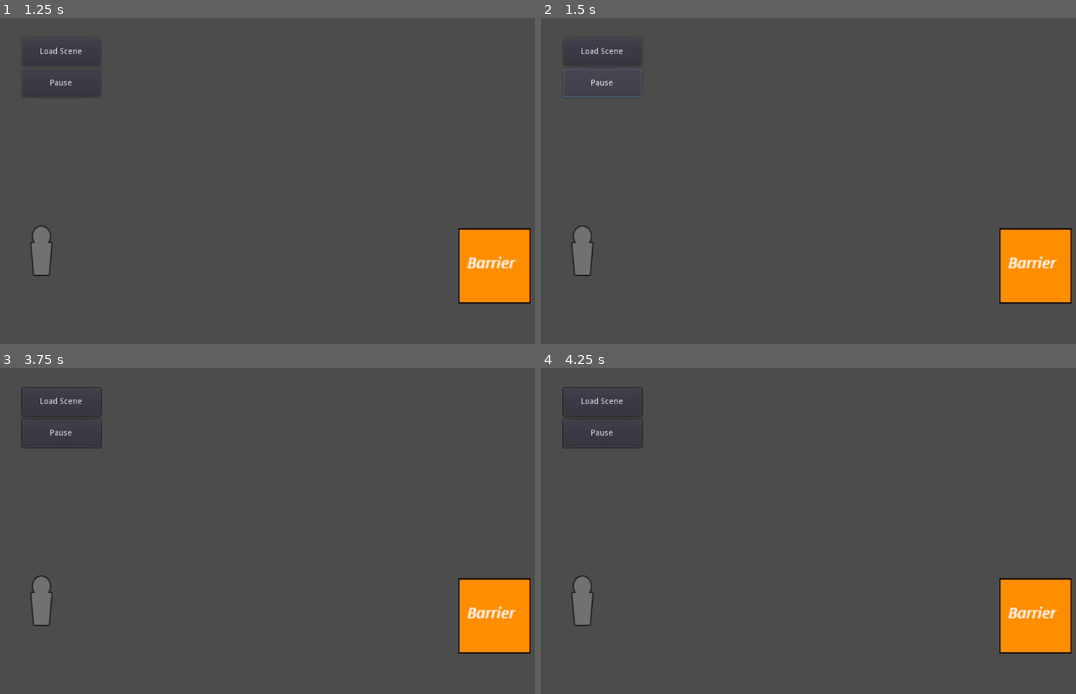
Above: before the commit, frames 1-4 (two rows, left to right).
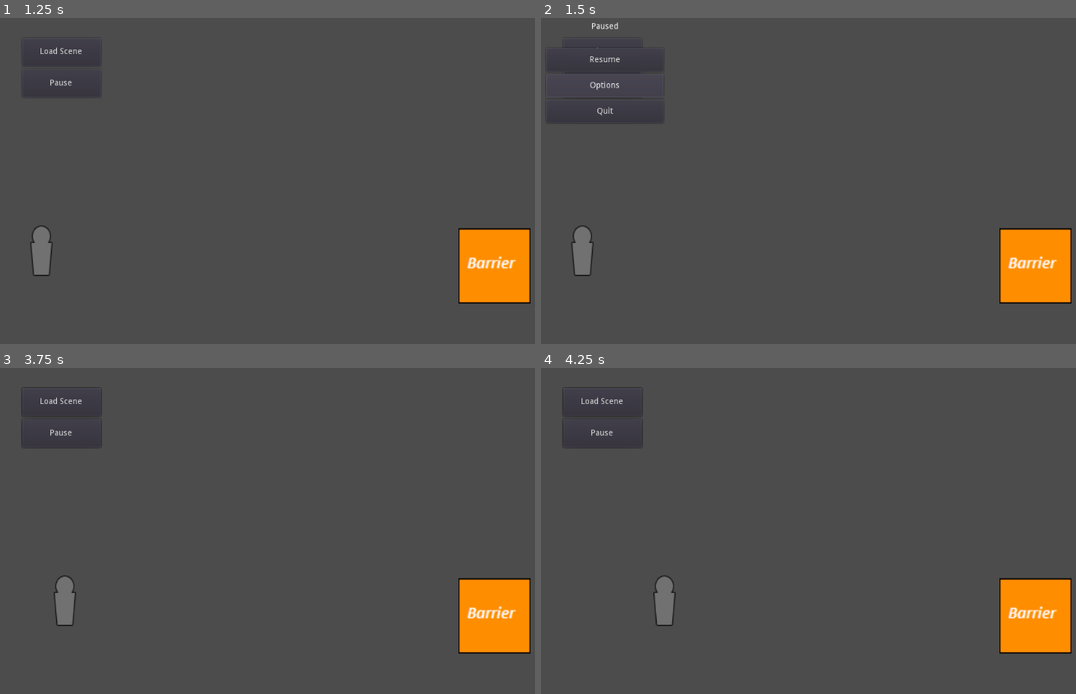
Above: after the commit, the same moments.

Repository: AnnsAnns/GameOff2019
Game: Godot game, scene res://Scenes/maps/MainMenuMap.tscn
Same seed, same stepped clock (60 frames per second), same inputs: the game is played once before the commit and once after it.
Inputs (mouse positions are in pixels of both pictures, inside the frame that each line leads up to):
- Up to frame 1 (1.25 s): click "Start" at 0.5 s
- Up to frame 2 (1.5 s): click "Pause" at 1.25 s
- Up to frame 3 (3.75 s): click (64, 410) at 2 s, where only the run after the commit has a clickable "Resume"; click "Load Scene" at 2.75 s; hold D (right) from 3.53 s (still down)
- Up to frame 4 (4.25 s): keep holding D (right)

Frame 1 is identical in both runs. In frame 2, 0.4% of the frame differs, in the area x 0-20%, y 1-30%; in frame 3, 1.0%, in the area x 5-15%, y 63-80%; in frame 4, 1.0%.

Commit message:
Show pause menu when pausing the game

Diff:
--- a/Scenes/Core/DasherGameMode.tscn
+++ b/Scenes/Core/DasherGameMode.tscn
@@ -6,3 +6,4 @@
 [node name="DasherGameMode" instance=ExtResource( 1 )]
 script = ExtResource( 2 )
 hud_class = "res://Scenes/Menus/DasherHUD.tscn"
+pause_menu_class = "res://Scenes/Menus/PauseMenu.tscn"
--- a/Scenes/Menus/PauseMenu.tscn
+++ b/Scenes/Menus/PauseMenu.tscn
@@ -3,6 +3,7 @@
 [ext_resource path="res://Scripts/PauseMenu.gd" type="Script" id=1]
 
 [node name="PauseMenu" type="Control"]
+pause_mode = 2
 anchor_right = 1.0
 anchor_bottom = 1.0
 script = ExtResource( 1 )
--- a/Scripts/DasherGameMode.gd
+++ b/Scripts/DasherGameMode.gd
@@ -1,17 +1,42 @@
 extends "res://Scripts/GameModeBase.gd"
+
+export var pause_menu_class = ""
 
 var _is_game_paused = false
 
+## Reference to pause menu UI node, if it exists.
+var pause_menu
+
 # Called when the node enters the scene tree for the first time.
 func _ready():
-	pass # Replace with function body.
+	pass
 
 func set_game_paused(new_is_game_paused):
 	if _is_game_paused == new_is_game_paused:
 		return
 
 	_is_game_paused = new_is_game_paused
+
+	if new_is_game_paused:
+		# We now paused the game.
+		# Create the pause menu.
+
+		pause_menu = load(pause_menu_class).instance()
+		canvas.add_child(pause_menu)
+
+	else:
+		# We are now unpausing.
+		# Destroy the pause menu if it still exists.
+
+		if is_instance_valid(pause_menu):
+			pause_menu.hide()
+			canvas.remove_child(pause_menu)
+			pause_menu.queue_free()
+
+	# Pause/unpause actual game logic.
 	get_tree().paused = new_is_game_paused
+
+
 
 # Called every frame. 'delta' is the elapsed time since the previous frame.
 #func _process(delta):
--- a/Scripts/GameModeBase.gd
+++ b/Scripts/GameModeBase.gd
@@ -2,13 +2,19 @@
 
 export var hud_class = ""
 
+## Reference to node that shows UI nodes.
+var canvas
+
+## Reference to node that shows HUD.
+var hud
+
 # Called when the node enters the scene tree for the first time.
 func _ready():
-	var canvas = Control.new()
+	canvas = Control.new()
 	get_tree().get_root().add_child(canvas)
 
 	# Create HUD object
-	var hud = load(hud_class).instance()
+	hud = load(hud_class).instance()
 	canvas.add_child(hud)
 
 # Called every frame. 'delta' is the elapsed time since the previous frame.
--- a/Scripts/PauseMenu.gd
+++ b/Scripts/PauseMenu.gd
@@ -14,7 +14,13 @@
 
 
 func _on_Button_Resume_pressed():
-	print("unpaused...")
+	var tree = get_tree()
+	# This is very temperamental and should not be used.
+	var game_mode = tree.get_root().get_node("SceneRoot/DasherGameMode")
+
+	# This will also destroy this menu.
+	game_mode.set_game_paused(false)
+
 
 
 func _on_Button_Options_pressed():
